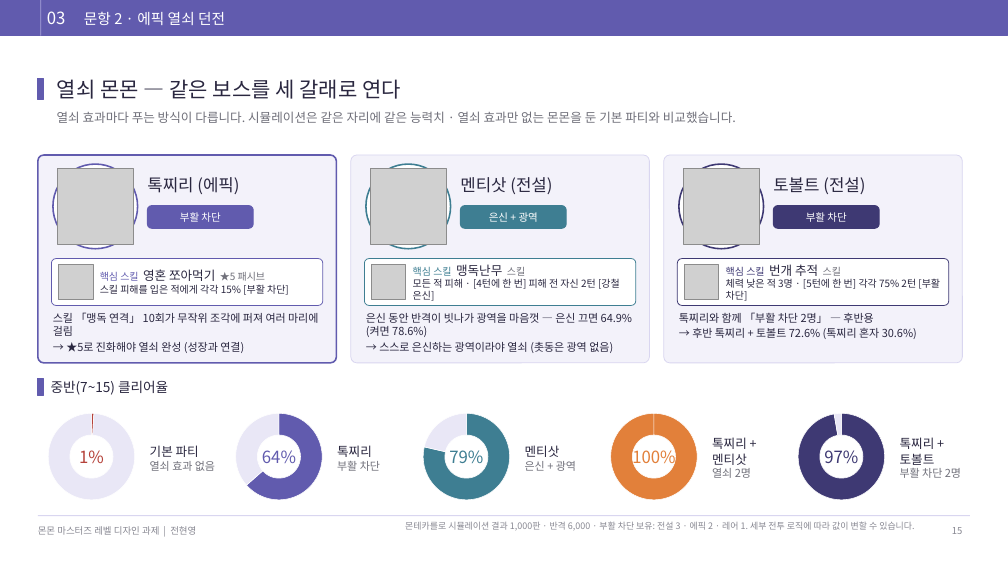
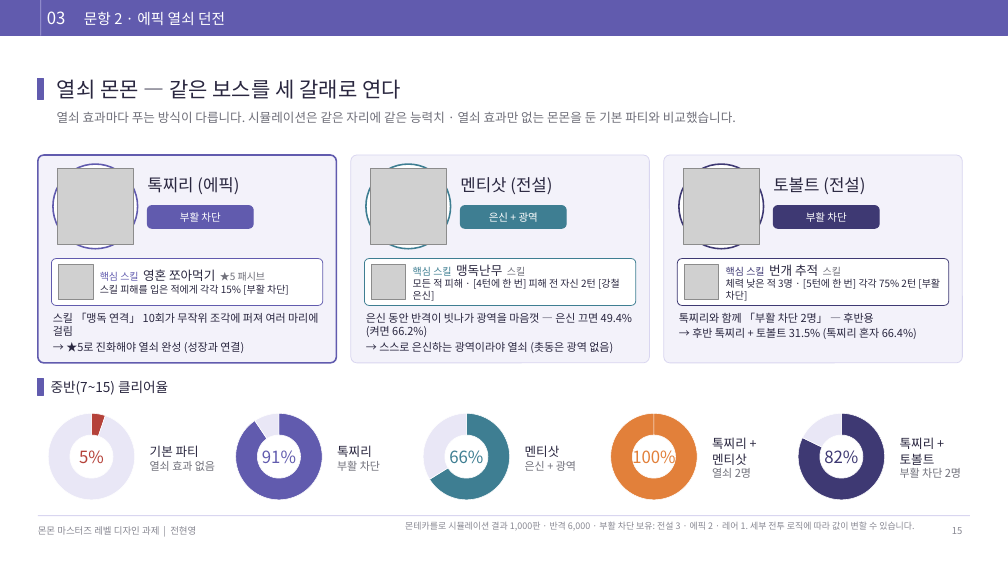
Before and after one commit to junhy96/MonMonCombat, a slide deck: slide 15 of docs/deck/monmon-assignment-draft.pptx. Drawn at 1008x567 pixels with LibreOffice and Linux fonts; fonts in the diff are those of the drawing; grey boxes stand for pictures. Boxes give left, top, right and bottom in pixels: in the first picture for what was removed or moved away, otherwise in the second. Text is boxed around its words. In the diff, an @@ line names an element or a change of style, - is before the commit and + after.

```diff
--- a/docs/deck/monmon-assignment-draft.pptx
+++ b/docs/deck/monmon-assignment-draft.pptx
@@ text at <box>366,313,632,337</box>: text changed @@
-은신 동안 반격이 빗나가 광역을 마음껏 — 은신 끄면 64.9% (켜면 78.6%)
+은신 동안 반격이 빗나가 광역을 마음껏 — 은신 끄면 49.4% (켜면 66.2%)
@@ text at <box>692,328,917,339</box>: text changed @@
-→ 후반 톡찌리 + 토볼트 72.6% (톡찌리 혼자 30.6%)
+→ 후반 톡찌리 + 토볼트 31.5% (톡찌리 혼자 66.4%)
@@ doughnut chart at <box>38,403,145,510</box> @@
@@ Series 1, 클리어: 1 to 5 @@
@@ Series 1, 실패: 99 to 95 @@
@@ doughnut chart at <box>225,403,333,510</box> @@
@@ Series 1, 클리어: 64 to 91 @@
@@ Series 1, 실패: 36 to 9 @@
@@ doughnut chart at <box>413,403,520,510</box> @@
@@ Series 1, 클리어: 79 to 66 @@
@@ Series 1, 실패: 21 to 34 @@
@@ doughnut chart at <box>788,403,895,510</box> @@
@@ Series 1, 클리어: 97 to 82 @@
@@ Series 1, 실패: 3 to 18 @@
@@ text at <box>79,450,104,463</box>: text changed @@
-1%
+5%
@@ text at <box>262,450,296,463</box>: text changed @@
-64%
+91%
@@ text at <box>449,450,483,463</box>: text changed @@
-79%
+66%
@@ text at <box>824,450,858,463</box>: text changed @@
-97%
+82%
```
Also in this commit, not shown: 15 other slides changed, 26 other files.
